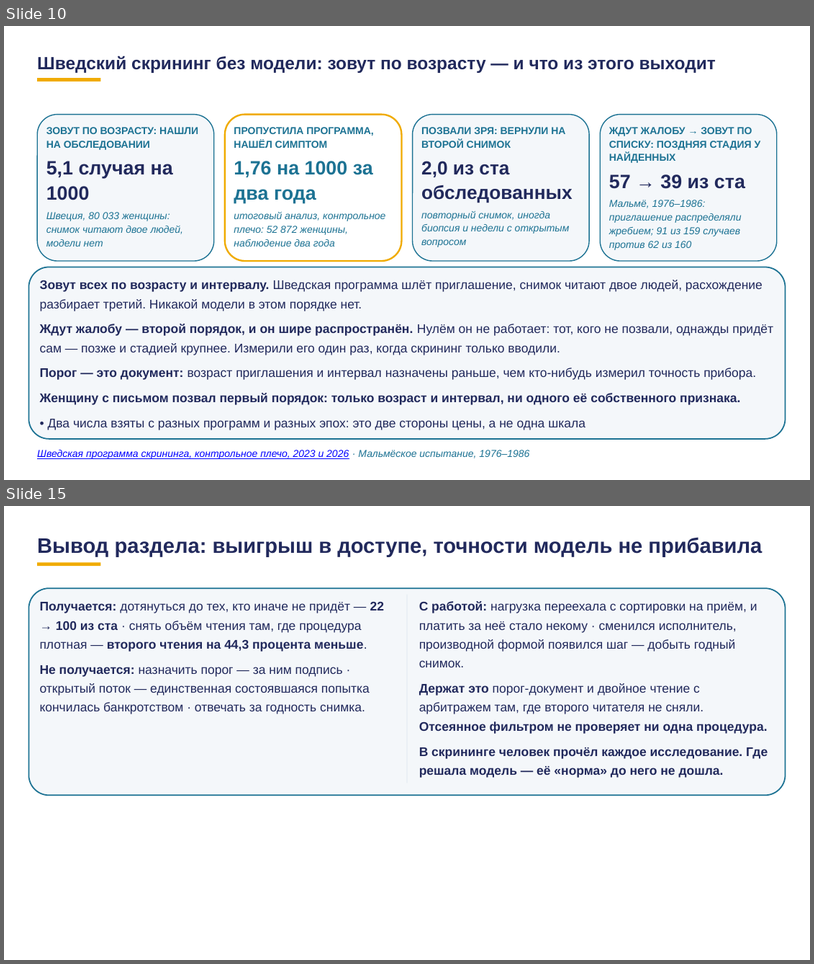
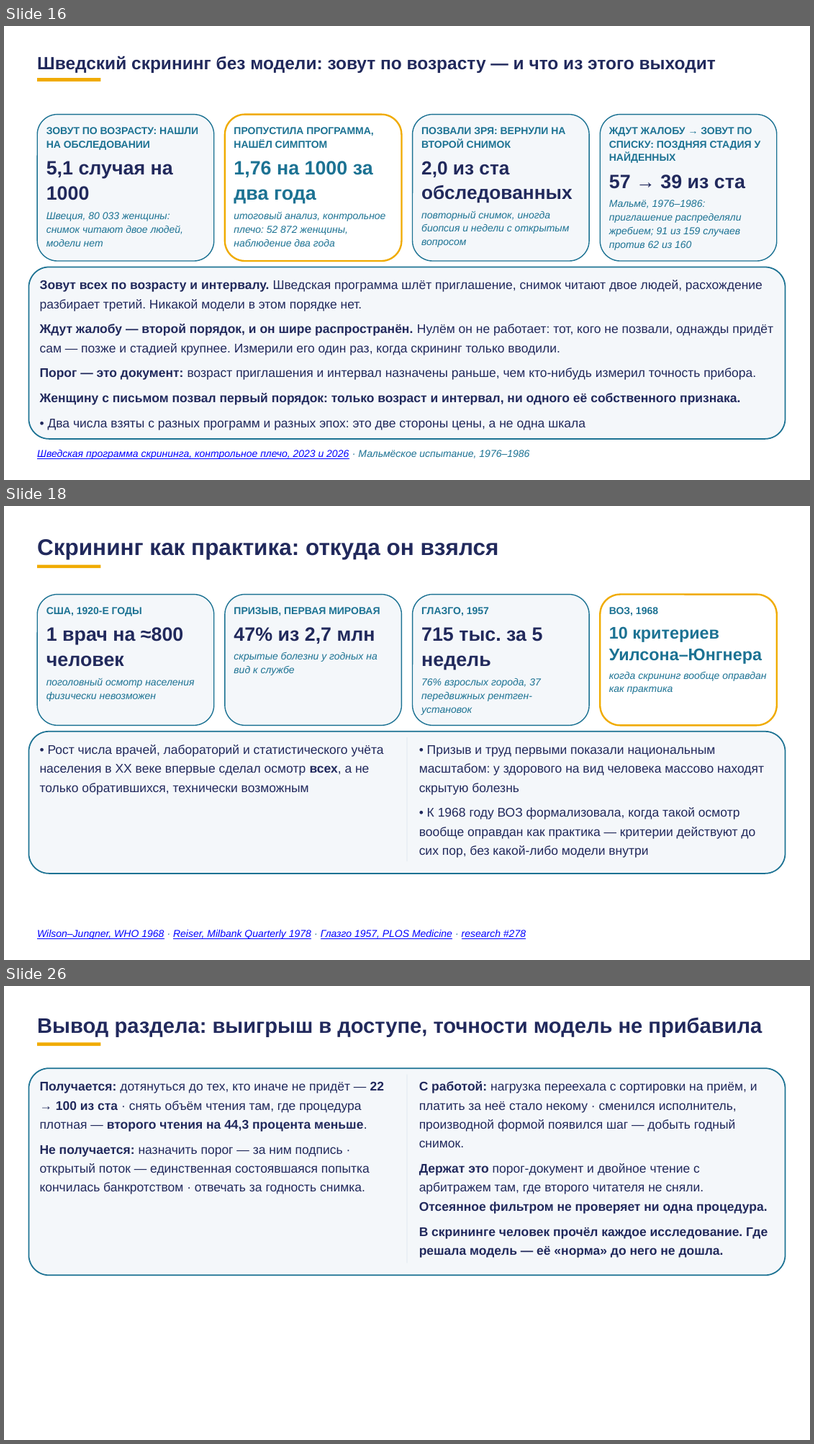
Before and after one commit to tellina-study/AI-usage-lessons, a slide deck: library/lectures/lec-07/rework/deck/lec-07-karkas.pptx. Shown one above the other, each under a label of ours: slides 10 and 15 before the commit, slides 16, 18 and 26 after it; the slides between them are not shown. The pictures are 814x964 and 814x1444 pixels, drawn with LibreOffice and Linux fonts; fonts in the diff are those of the drawing. Boxes give left, top, right and bottom in pixels: in the first picture for what was removed or moved away, otherwise in the second. Text is boxed around its words. In the diff, an @@ line names an element or a change of style, - is before the commit and + after.

```diff
--- a/library/lectures/lec-07/rework/deck/lec-07-karkas.pptx
+++ b/library/lectures/lec-07/rework/deck/lec-07-karkas.pptx
@@ slide 18 added at box(4, 506, 810, 960), background #FFFFFF @@
@@ text added at box(37, 539, 499, 559), 27 pt, text #21295C, bold @@
+Скрининг как практика: откуда он взялся
@@ rectangle added at box(37, 565, 100, 569), fill #F0AB00 @@
@@ rounded rectangle added at box(37, 595, 214, 725), fill #F4F7FA, outline #1C7293 1.2 pt @@
@@ text added at box(46, 607, 142, 616), 12 pt, text #1C7293, bold @@
+США, 1920-Е ГОДЫ
@@ rounded rectangle added at box(225, 595, 401, 725), fill #F4F7FA, outline #1C7293 1.2 pt @@
@@ text added at box(234, 607, 380, 615), 12 pt, text #1C7293, bold @@
+ПРИЗЫВ, ПЕРВАЯ МИРОВАЯ
@@ rounded rectangle added at box(413, 595, 589, 725), fill #F4F7FA, outline #1C7293 1.2 pt @@
@@ text added at box(422, 607, 489, 615), 12 pt, text #1C7293, bold @@
+ГЛАЗГО, 1957
@@ rounded rectangle added at box(600, 595, 777, 725), fill #FFFFFF, outline #F0AB00 2 pt @@
@@ text added at box(610, 607, 658, 615), 12 pt, text #1C7293, bold @@
+ВОЗ, 1968
@@ text added at box(46, 627, 183, 667), 23 pt, text #21295C, bold @@
+1 врач на ≈800 человек
@@ text added at box(234, 627, 376, 644), 23 pt, text #21295C, bold @@
+47% из 2,7 млн
@@ text added at box(422, 627, 543, 669), 23 pt, text #21295C, bold @@
+715 тыс. за 5 недель
@@ text added at box(610, 626, 762, 664), 20 pt, text #1C7293, bold @@
+10 критериев Уилсона–Юнгнера
@@ text added at box(234, 652, 377, 675), 12 pt, text #1C7293, italic @@
+скрытые болезни у годных на вид к службе
@@ text added at box(46, 678, 194, 701), 12 pt, text #1C7293, italic @@
+поголовный осмотр населения физически невозможен
@@ text added at box(422, 678, 541, 715), 12 pt, text #1C7293, italic @@
+76% взрослых города, 37 передвижных рентген-установок
@@ text added at box(610, 672, 766, 694), 12 pt, text #1C7293, italic @@
+когда скрининг вообще оправдан как практика
@@ rounded rectangle added at box(28, 731, 786, 873), fill #F4F7FA, outline #1C7293 1.5 pt @@
@@ rectangle added at box(407, 737, 407, 861), fill #D9E2EC @@
@@ text added at box(40, 744, 384, 795), 15 pt, text #21295C @@
+• Рост числа врачей, лабораторий и статистического учёта населения в XX веке впервые сделал осмотр всех, а не только обратившихся, технически возможным
@@ text added at box(419, 745, 764, 857), 15 pt, text #21295C @@
+• Призыв и труд первыми показали национальным масштабом: у здорового на вид человека массово находят скрытую болезнь
+• К 1968 году ВОЗ формализовала, когда такой осмотр вообще оправдан как практика — критерии действуют до сих пор, без какой-либо модели внутри
@@ text added at box(37, 929, 526, 939), 12 pt, text #0000FF, italic, underline @@
+Wilson–Jungner, WHO 1968 · Reiser, Milbank Quarterly 1978 · Глазго 1957, PLOS Medicine · research #278
@@ what was slide 10 is now slide 16 @@
@@ what was slide 15 is now slide 26 @@
```
Also in this commit, not shown: 5 slides changed, 10 other slides added, 8 other files.
